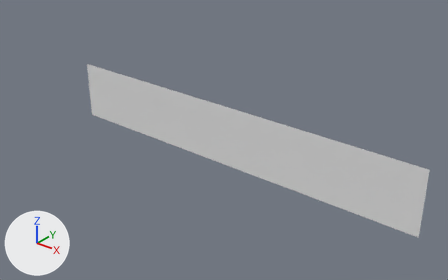
One commit to the OBJ model Parkour_platformer/Assets/Tiled2Unity/Meshes/level_1.obj: the scene before it, then after it.
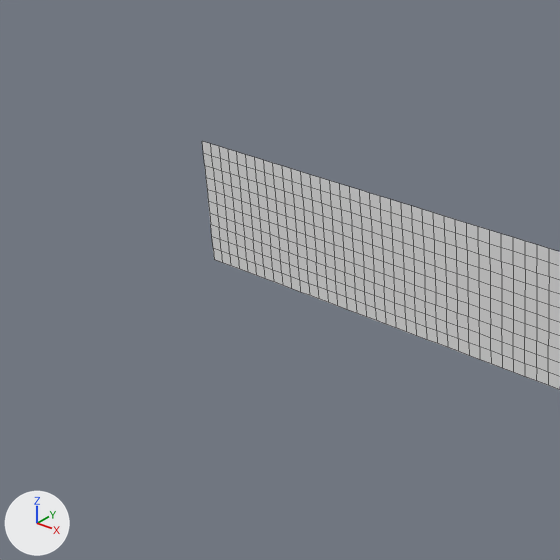
Each version appears first whole from a 50 mm lens placed at (35.5, -109.1, 58.5), pointed at (-56.3, 5.8, -12.7), and next in a close-up on the part from 0% to 54% of the width and 1% to 87% of the height. Every picture has the same lights, and +X, +Y and +Z are marked at lower left. The close-ups show mesh edges as thin lines. Where no turn or scale is listed for an object, it has been applied to the vertices.

Names of what the first close-up shows: 'level_1'.
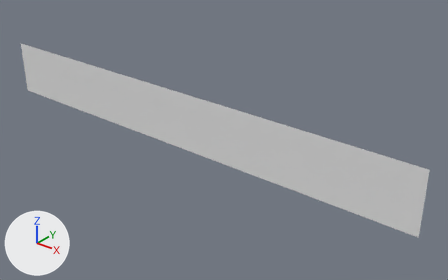
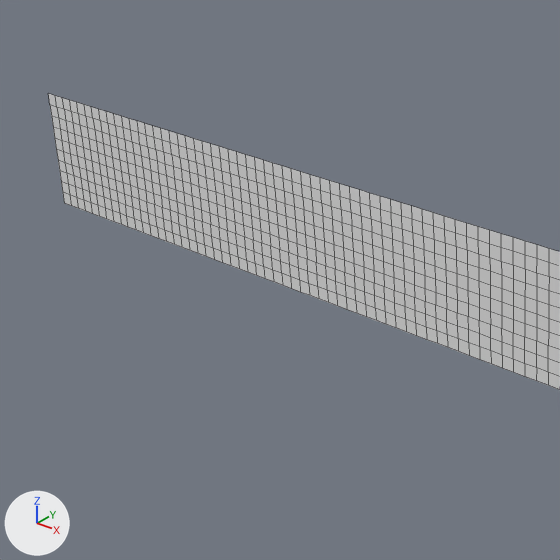
Where the change shows, as pixel boxes [x1, y1, x2, y2] in the close-ups (560 x 560 px):
'level_1', reshaped: before [202, 141, 560, 390]; after [48, 94, 560, 390]
part 1 of me_level_1, added: after [48, 94, 214, 259]

The change, as a diff of the scene's bpy script:
```diff
--- a/Parkour_platformer/Assets/Tiled2Unity/Meshes/level_1.obj.py
+++ b/Parkour_platformer/Assets/Tiled2Unity/Meshes/level_1.obj.py
@@ me_level_1 @@
 # used by ob_level_1; location = (0.0, 0.0, 0.0)
-me_level_1.from_pydata(...)  # 715 vertices, 640 faces; spans x -102.4..0.0, y 0.0, z -16.0..0.0
+me_level_1.from_pydata(...)  # 935 vertices, 840 faces; spans x -134.4..0.0, y 0.0, z -16.0..0.0
+# me_level_1 part 1
+# 11 new vertices lie (-1.6, 0.0, 0.0) away from vertices in x -102.4, y 0.0, z -16.0..0.0
+# 11 new vertices lie (-1.6, 0.0, 0.0) away from vertices in x -104.0, y 0.0, z -16.0..0.0
+# 11 new vertices lie (-1.6, 0.0, 0.0) away from vertices in x -105.6, y 0.0, z -16.0..0.0
+# 11 new vertices lie (-1.6, 0.0, 0.0) away from vertices in x -107.2, y 0.0, z -16.0..0.0
+# 11 new vertices lie (-1.6, 0.0, 0.0) away from vertices in x -108.8, y 0.0, z -16.0..0.0
+# 11 new vertices lie (-1.6, 0.0, 0.0) away from vertices in x -110.4, y 0.0, z -16.0..0.0
+# 11 new vertices lie (-1.6, 0.0, 0.0) away from vertices in x -112.0, y 0.0, z -16.0..0.0
+# 11 new vertices lie (-1.6, 0.0, 0.0) away from vertices in x -113.6, y 0.0, z -16.0..0.0
+# 11 new vertices lie (-1.6, 0.0, 0.0) away from vertices in x -115.2, y 0.0, z -16.0..0.0
+# 11 new vertices lie (-1.6, 0.0, 0.0) away from vertices in x -116.8, y 0.0, z -16.0..0.0
+# 11 new vertices lie (-1.6, 0.0, 0.0) away from vertices in x -118.4, y 0.0, z -16.0..0.0
+# 11 new vertices lie (-1.6, 0.0, 0.0) away from vertices in x -120.0, y 0.0, z -16.0..0.0
+# 11 new vertices lie (-1.6, 0.0, 0.0) away from vertices in x -121.6, y 0.0, z -16.0..0.0
+# 11 new vertices lie (-1.6, 0.0, 0.0) away from vertices in x -123.2, y 0.0, z -16.0..0.0
+# 11 new vertices lie (-1.6, 0.0, 0.0) away from vertices in x -124.8, y 0.0, z -16.0..0.0
+# 11 new vertices lie (-1.6, 0.0, 0.0) away from vertices in x -126.4, y 0.0, z -16.0..0.0
+# 11 new vertices lie (-1.6, 0.0, 0.0) away from vertices in x -128.0, y 0.0, z -16.0..0.0
+# 11 new vertices lie (-1.6, 0.0, 0.0) away from vertices in x -129.6, y 0.0, z -16.0..0.0
+# 11 new vertices lie (-1.6, 0.0, 0.0) away from vertices in x -131.2, y 0.0, z -16.0..0.0
+# 11 new vertices lie (-1.6, 0.0, 0.0) away from vertices in x -132.8, y 0.0, z -16.0..0.0
+# 200 new faces join them
```
